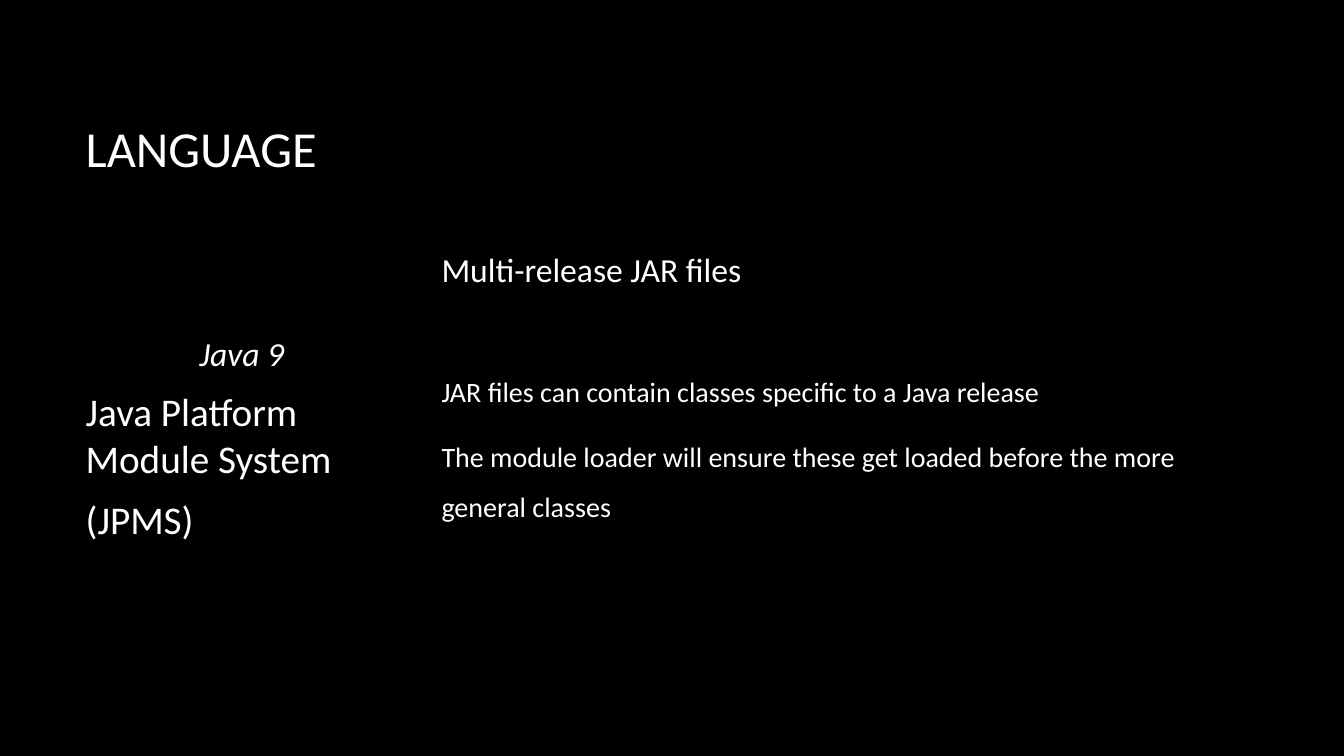
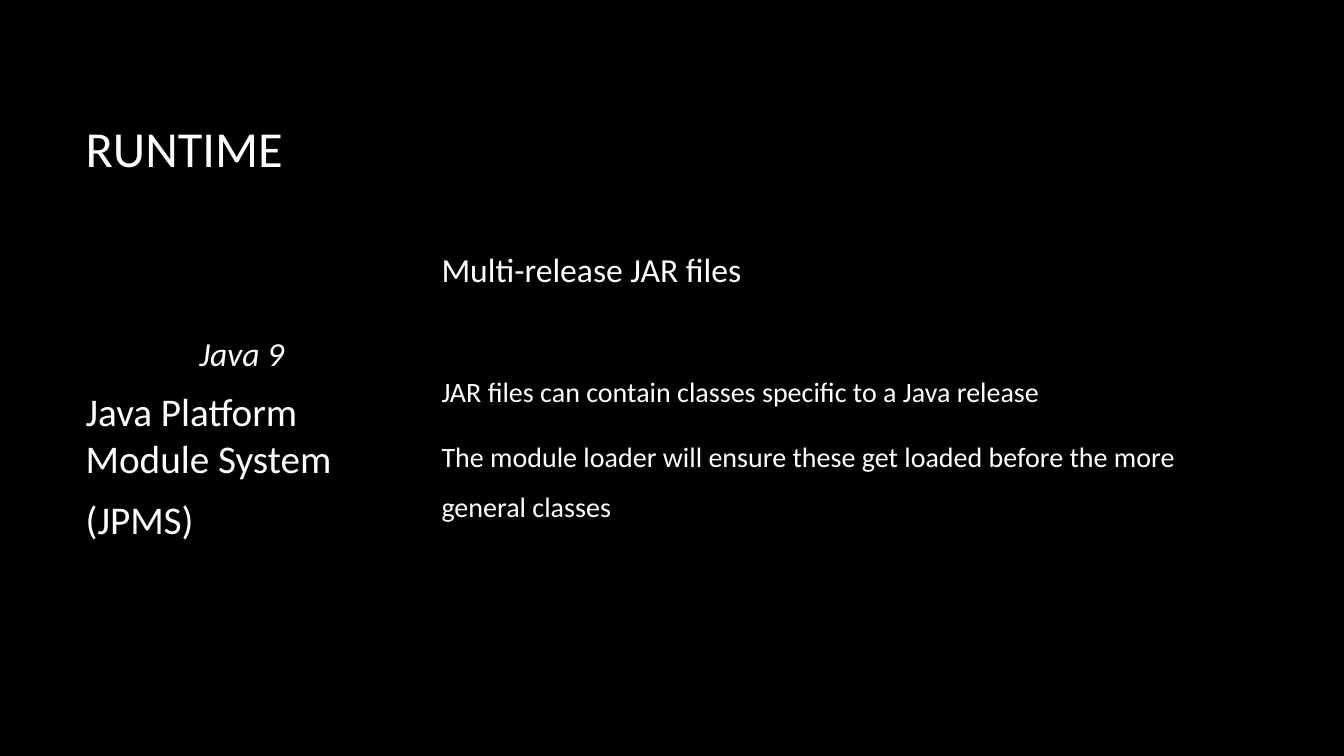
Before and after one commit to macdaddyaz/modern-java, a slide deck: slide 61 of Java 9 and up.pptx. Drawn at 1344x756 pixels with LibreOffice and Linux fonts; fonts in the diff are those of the drawing; background and template pictures are left out. Boxes give left, top, right and bottom in pixels: in the first picture for what was removed or moved away, otherwise in the second. Text is boxed around its words. In the diff, an @@ line names an element or a change of style, - is before the commit and + after.

Commit message:
Small tweaks to the presentation

```diff
--- a/Java 9 and up.pptx
+++ b/Java 9 and up.pptx
@@ title at (x1=86, y1=134, x2=283, y2=168): text changed @@
-LANGUAGE
+RUNTIME
```
Also in this commit, not shown: 2 other slides changed, 1 other file.
